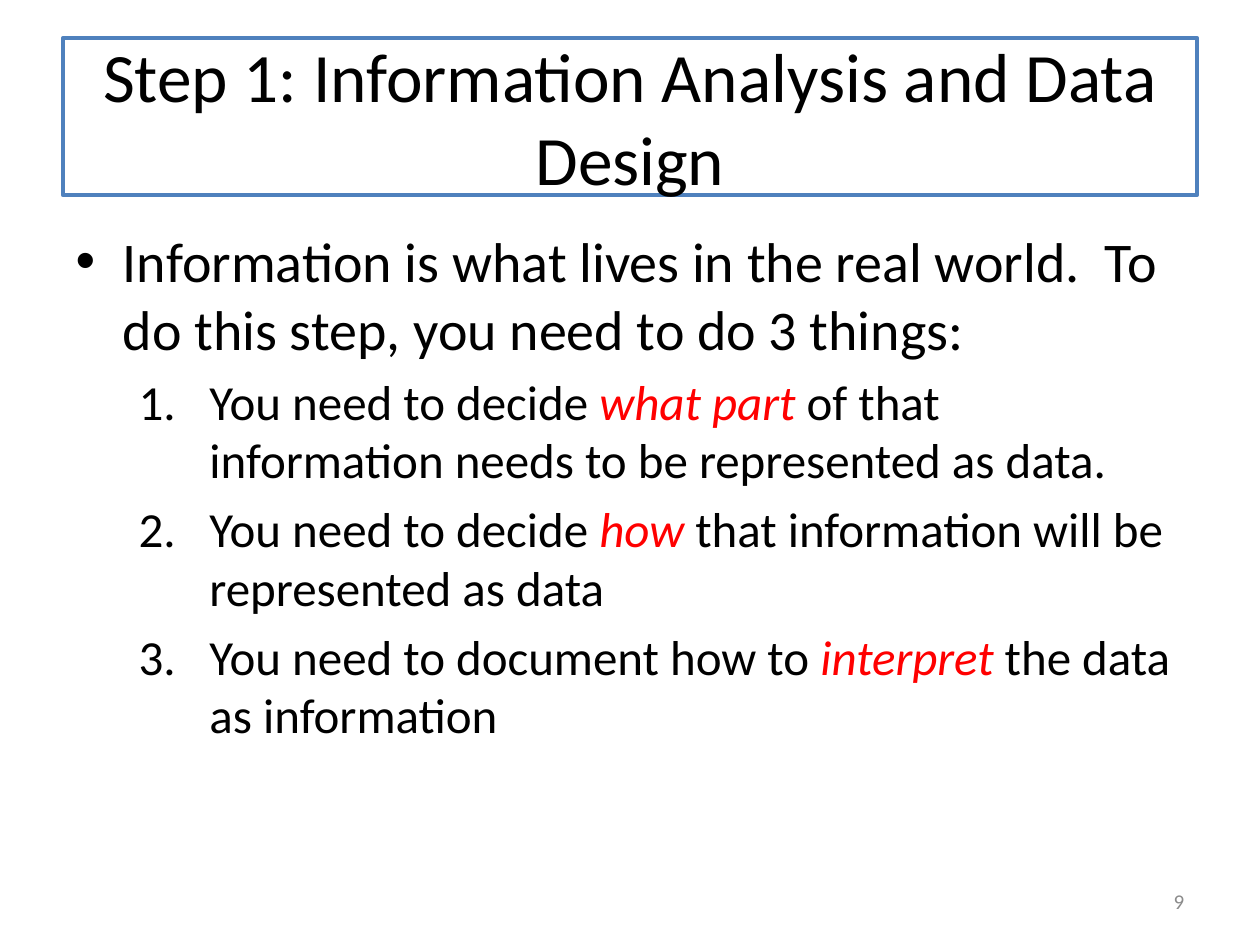
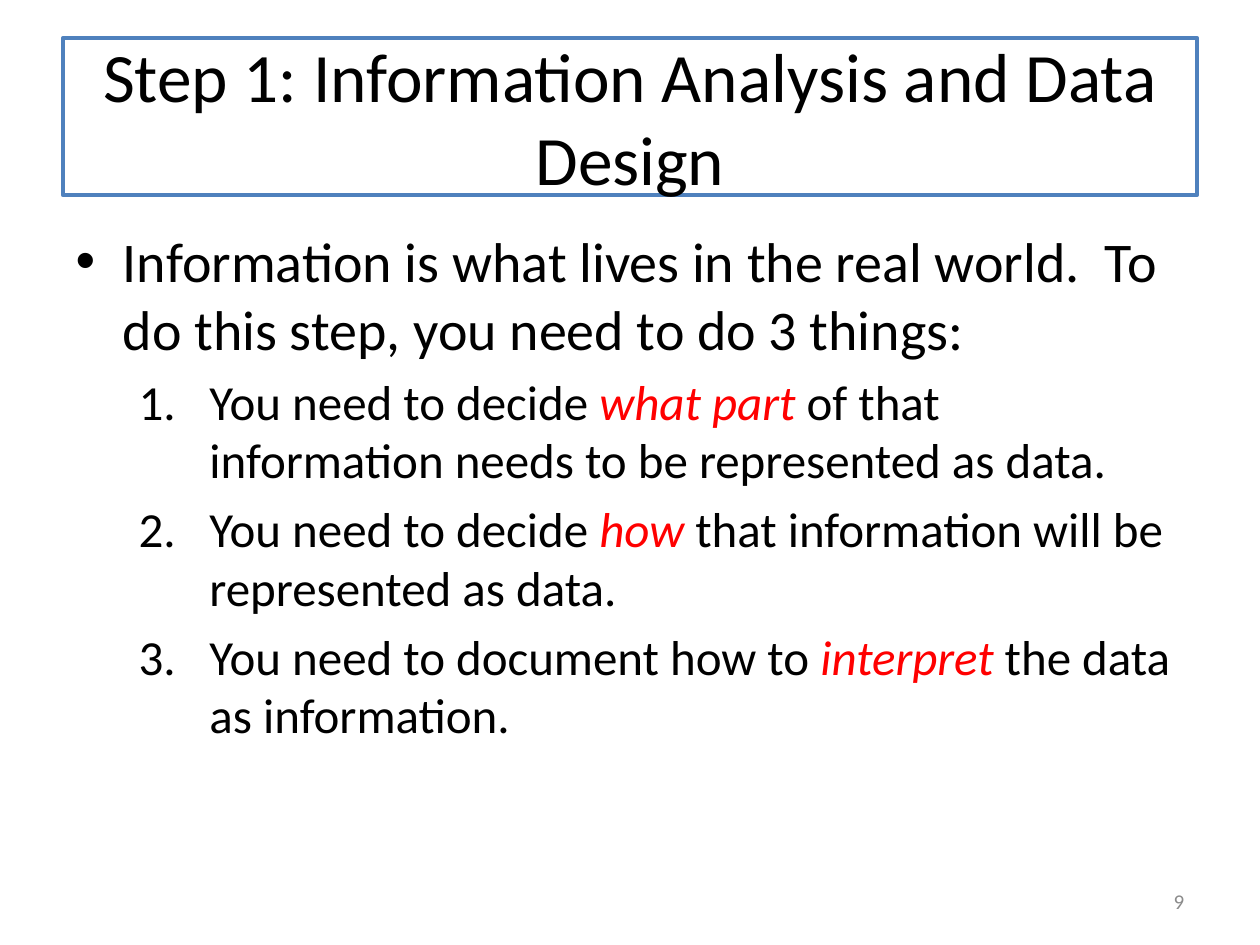
Before and after one commit to mwand/cs5010f17, a slide deck: slide 9 of Slides/Lesson 1.1 The Function Design Recipe.pptx. Drawn at 1260x945 pixels with LibreOffice and Linux fonts; fonts in the diff are those of the drawing. Boxes give left, top, right and bottom in pixels: in the first picture for what was removed or moved away, otherwise in the second. Text is boxed around its words. In the diff, an @@ line names an element or a change of style, - is before the commit and + after.

Commit message:
Will's edits through L2.5

```diff
--- a/Slides/Lesson 1.1 The Function Design Recipe.pptx
+++ b/Slides/Lesson 1.1 The Function Design Recipe.pptx
@@ text at (209,513,1170,734): text changed @@
-  2. You need to decide how that information will be represented as data
-  3. You need to document how to interpret the data as information
+  2. You need to decide how that information will be represented as data.
+  3. You need to document how to interpret the data as information.
```
Also in this commit, not shown: 2 other slides changed, 8 other files.
